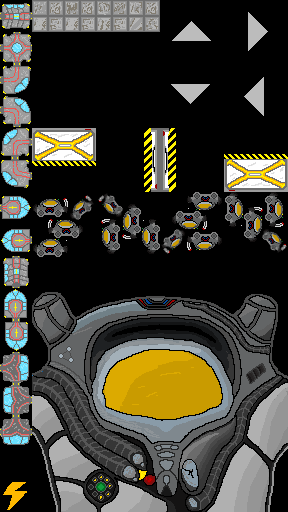
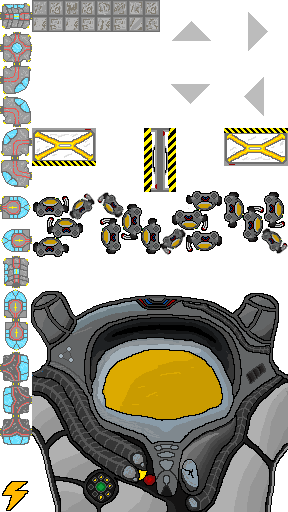
Revision of a layered 288 × 512 image; what changed, layer by layer:
painted on "marines Merged" over [0, 64, 288, 384]
painted on "Copy of exits Merged" over [64, 0, 288, 256]
painted on "exits Merged" over [0, 0, 288, 512]
hid "Layer 1" over [0, 0, 288, 512]
